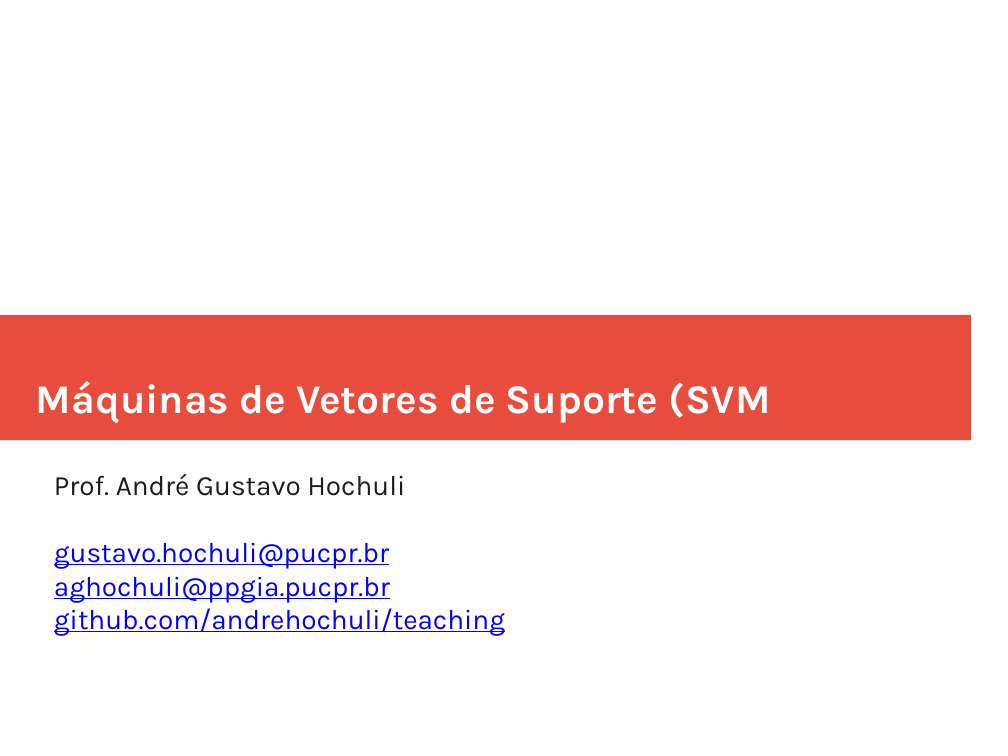
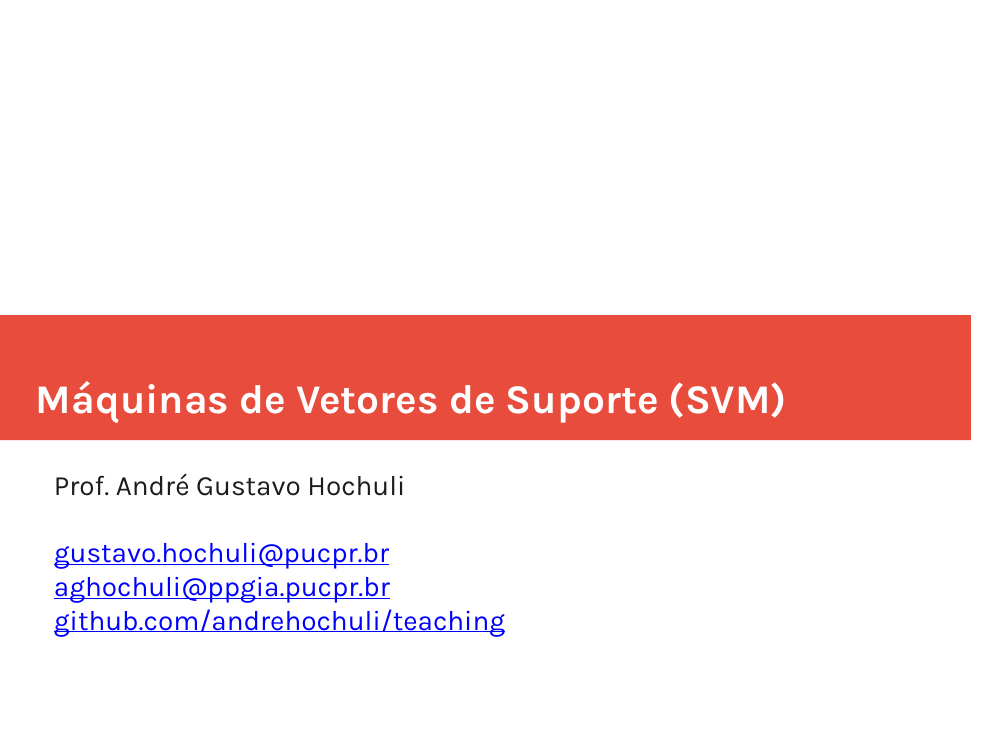
Before and after one commit to andrehochuli/teaching, a slide deck: slide 1 of AprendizadoMaquina/Tópico 02 - Aprendizado Supervisionado/SVM/Tópico 02 - Aprendizado-Supervisionado - SVM.pptx. Drawn at 1008x756 pixels with LibreOffice and Linux fonts; fonts in the diff are those of the drawing. Boxes give left, top, right and bottom in pixels: in the first picture for what was removed or moved away, otherwise in the second. Text is boxed around its words. In the diff, an @@ line names an element or a change of style, - is before the commit and + after.

```diff
--- a/AprendizadoMaquina/Tópico 02 - Aprendizado Supervisionado/SVM/Tópico 02 - Aprendizado-Supervisionado - SVM.pptx
+++ b/AprendizadoMaquina/Tópico 02 - Aprendizado Supervisionado/SVM/Tópico 02 - Aprendizado-Supervisionado - SVM.pptx
@@ text at (36,381,787,423): text changed @@
-Máquinas de Vetores de Suporte (SVM
+Máquinas de Vetores de Suporte (SVM)
```
Also in this commit, not shown: 7 other slides changed, 1 other file.
